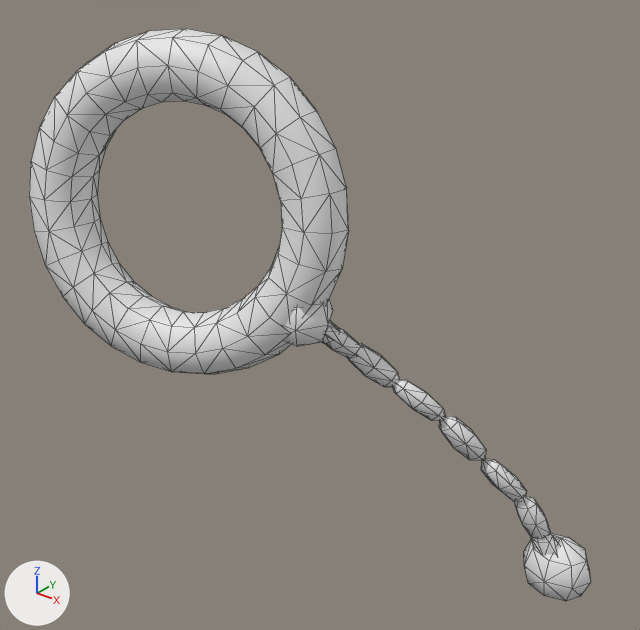
The OBJ model tools/make_wear4/art/export/monocle_gold.obj, before and after one commit.
Camera for both pictures: a camera (50 mm lens) standing at (0.631, -0.373, 0.186) and looking at (0.294, 0.047, -0.075). The axes (+X, +Y, +Z) are drawn at lower left. The lights are the same throughout. The older version comes first. Mesh edges are drawn as thin lines. Where no turn or scale is listed for an object, it has been applied to the vertices.

The older version as bpy lines, for what is in view:
```python
ob_clip = bpy.data.objects.new('clip', me_clip)
ob_clip.location = (0.0, 0.0, 0.0)
ob_link0_0 = bpy.data.objects.new('link0_0', me_link0_0)
ob_link0_0.location = (0.0, 0.0, 0.0)
ob_link0_1 = bpy.data.objects.new('link0_1', me_link0_1)
ob_link0_1.location = (0.0, 0.0, 0.0)
ob_link1_0 = bpy.data.objects.new('link1_0', me_link1_0)
ob_link1_0.location = (0.0, 0.0, 0.0)
ob_link1_1 = bpy.data.objects.new('link1_1', me_link1_1)
ob_link1_1.location = (0.0, 0.0, 0.0)
ob_link2_0 = bpy.data.objects.new('link2_0', me_link2_0)
ob_link2_0.location = (0.0, 0.0, 0.0)
ob_link2_1 = bpy.data.objects.new('link2_1', me_link2_1)
ob_link2_1.location = (0.0, 0.0, 0.0)
ob_link3_0 = bpy.data.objects.new('link3_0', me_link3_0)
ob_link3_0.location = (0.0, 0.0, 0.0)
ob_link3_1 = bpy.data.objects.new('link3_1', me_link3_1)
ob_link3_1.location = (0.0, 0.0, 0.0)
# also in view: 'ring' at (0.231, -0.011, 0.002); 'hinge' at (0.312, 0.008, -0.055)
```
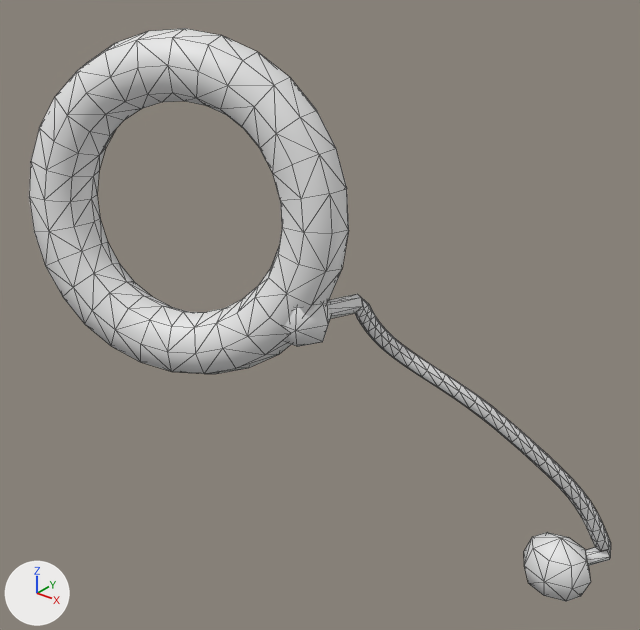
Commit message: monocle_gold: one fine continuous chain from the ring to the clip

Changed parts and their boxes [x1, y1, x2, y2] in the pictures (640 x 630 px):
'chain', added: after [330, 294, 611, 566]
'link2_0', deleted: before [439, 416, 486, 461]
'link1_0', deleted: before [347, 343, 399, 387]
'link1_1', deleted: before [393, 379, 445, 421]
'link2_1', deleted: before [481, 459, 526, 501]
'link3_0', deleted: before [514, 496, 551, 539]
'link0_1', deleted: before [323, 327, 360, 358]
'link3_1', deleted: before [530, 534, 560, 555]
'link0_0', deleted (mostly hidden): before [322, 321, 339, 344]

What the commit changed:
Mesh me_chain is new.
It has 176 vertices, 348 faces and spans x 0.306..0.481, y 0.005..0.159, z -0.263..-0.049.
Object 'link0_0' (ob_link0_0) is deleted.
Object 'link0_1' (ob_link0_1) is deleted.
Object 'link1_0' (ob_link1_0) is deleted.
Object 'link1_1' (ob_link1_1) is deleted.
Object 'link2_0' (ob_link2_0) is deleted.
Object 'link2_1' (ob_link2_1) is deleted.
Object 'link3_0' (ob_link3_0) is deleted.
Object 'link3_1' (ob_link3_1) is deleted.
Object 'chain' (ob_chain) is new; it shows me_chain.
Its location is (0.0, 0.0, 0.0).
